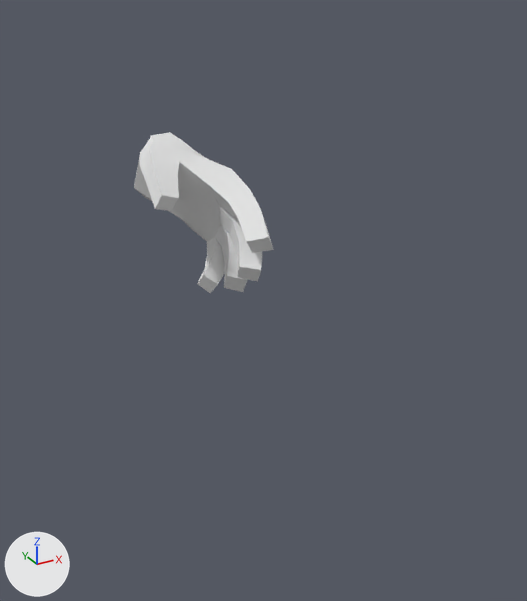
The Blender file SS5R-Source/Assets/Models.blend: old version first, new version second.
Both versions are drawn from a 50 mm lens placed at (-0.255, -0.556, 0.18), pointed at (0.055, 0.006, -0.101). Every picture has the same lights, and +X, +Y and +Z are marked at lower left.

In view in the first picture: 'Hand'.
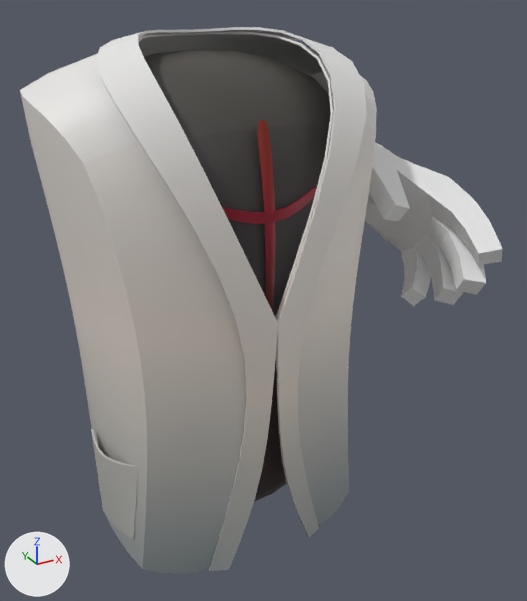
Boxes (x1, y1, x2, y2) around the edits, measured in the pictures (527 x 601 px):
'BodyOriginal', added
    after: (20, 27, 377, 574)
'Hand', moved
    before: (134, 132, 274, 293)
    after: (365, 142, 503, 306)

The change, as a list of edits to the scene's bpy script:
```text
Add img_body_robotics_png:
    img_body_robotics_png = load_image('Body_Robotics.png', 'Objects/Body/Body_Robotics.png', 64, 64, 'sRGB')
Add mat_body_robotics_png:
    mat_body_robotics_png = principled_material('Body_Robotics.png')
    mat_body_robotics_png.texture = img_body_robotics_png
Add me_cube_007:
    me_cube_007.from_pydata(...)  # 67 vertices, 37 faces; spans x 0.0..0.16, y -0.119..0.151, z -0.316..0.151
    me_cube_007.polygons.foreach_set('use_smooth', [True] * 37)
    me_cube_007.materials.append(mat_body_robotics_png)  # picture img_body_robotics_png
Change ob_hand:
    ob_hand.location: (0.0, 0.0, 0.0) -> (0.16, -0.124, 0.0)
Add ob_bodyoriginal:
    ob_bodyoriginal = bpy.data.objects.new('BodyOriginal', me_cube_007)
    ob_bodyoriginal.location = (0.0, 0.0, 0.0)
    _m = ob_bodyoriginal.modifiers.new('Mirror', 'MIRROR')
    _m.use_clip = True
    _m = ob_bodyoriginal.modifiers.new('Subsurf', 'SUBSURF')
    _m = ob_bodyoriginal.modifiers.new('Solidify', 'SOLIDIFY')
    _m.thickness = 0.002
    _m.thickness_clamp = 0.245
    _m.nonmanifold_thickness_mode = 'FIXED'
    _m.nonmanifold_merge_threshold = 0.0003
    _m = ob_bodyoriginal.modifiers.new('EdgeSplit', 'EDGE_SPLIT')
```
